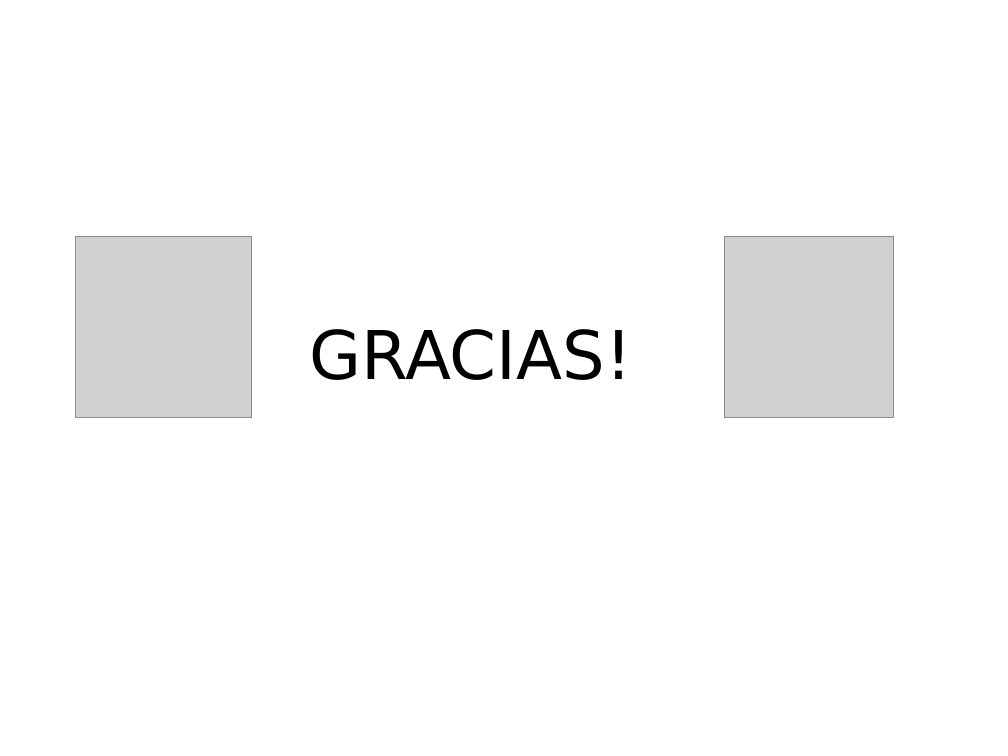
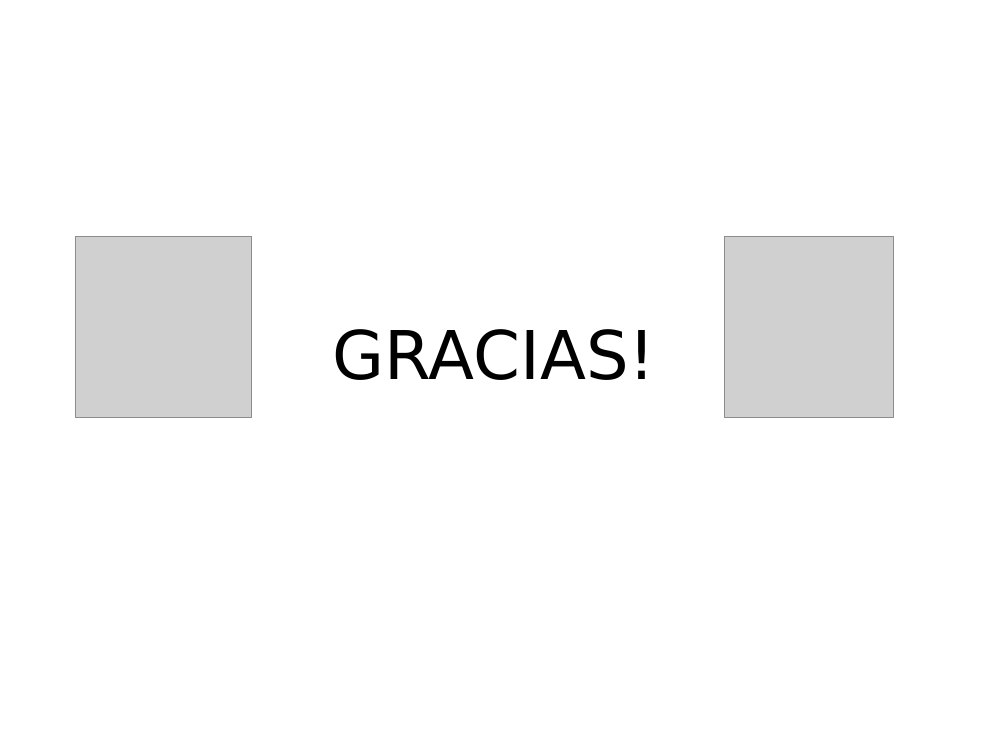
Before and after one commit to elcapo04/utn-frc-dlc-2011-liberal-peker, a slide deck: slide 21 of Proyecto final/Exposiciones/PresProyfinal.pptx (slide 20 before the commit). Drawn at 1008x756 pixels with LibreOffice and Linux fonts; fonts in the diff are those of the drawing; grey boxes stand for pictures. Boxes give left, top, right and bottom in pixels: in the first picture for what was removed or moved away, otherwise in the second. Text is boxed around its words. In the diff, an @@ line names an element or a change of style, - is before the commit and + after.

```diff
--- a/Proyecto final/Exposiciones/PresProyfinal.pptx
+++ b/Proyecto final/Exposiciones/PresProyfinal.pptx
@@ text "GRACIAS!": place and size @@
-text "GRACIAS!" at <box>309,329,632,380</box>
+text "GRACIAS!" at <box>333,329,656,380</box>
```
Also in this commit, not shown: 2 slides added, 1 slide removed.
